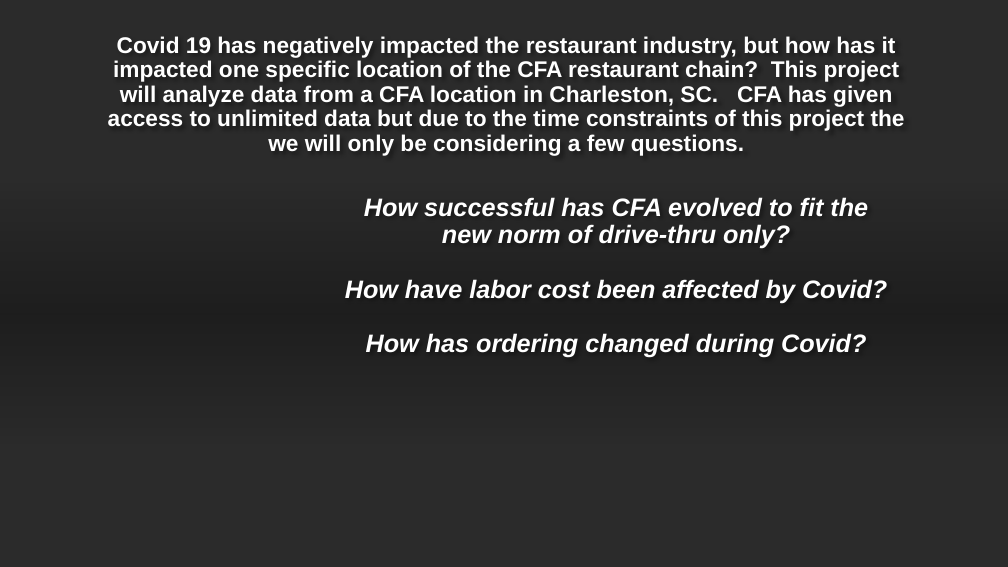
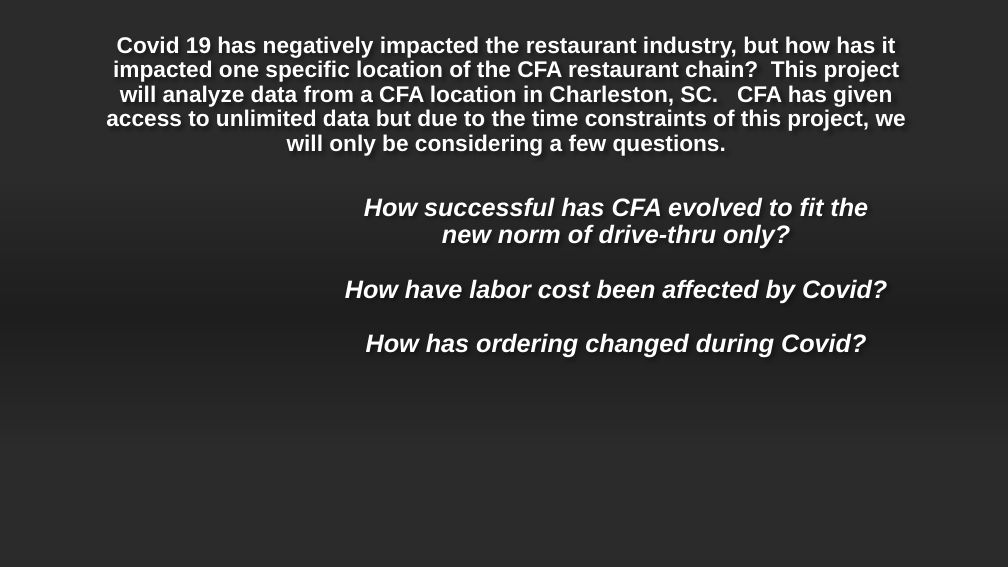
Before and after one commit to East-Coast-Collaboration/Final-Project, a slide deck: slide 4 of Presentation.pptx. Drawn at 1008x567 pixels with LibreOffice and Linux fonts; fonts in the diff are those of the drawing; background and template pictures are left out; a plain dark background stands for a picture behind light text. Boxes give left, top, right and bottom in pixels: in the first picture for what was removed or moved away, otherwise in the second. Text is boxed around its words. In the diff, an @@ line names an element or a change of style, - is before the commit and + after.

```diff
--- a/Presentation.pptx
+++ b/Presentation.pptx
@@ title at [106,36,906,156]: text changed @@
-Covid 19 has negatively impacted the restaurant industry, but how has it impacted one specific location of the CFA restaurant chain? This project will analyze data from a CFA location in Charleston, SC. CFA has given access to unlimited data but due to the time constraints of this project the we will only be considering a few questions.
+Covid 19 has negatively impacted the restaurant industry, but how has it impacted one specific location of the CFA restaurant chain? This project will analyze data from a CFA location in Charleston, SC. CFA has given access to unlimited data but due to the time constraints of this project, we will only be considering a few questions.
```
Also in this commit, not shown: 1 other slide changed, 1 slide added, 1 slide removed, 2 other files.
